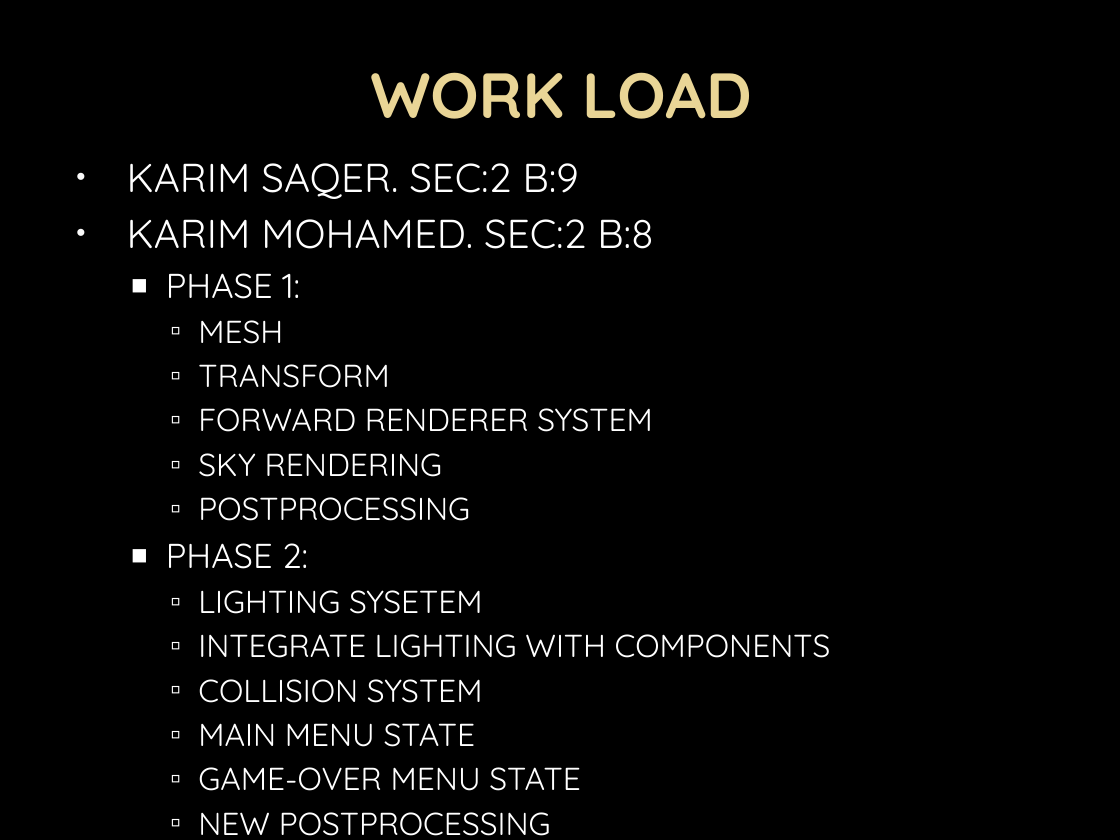
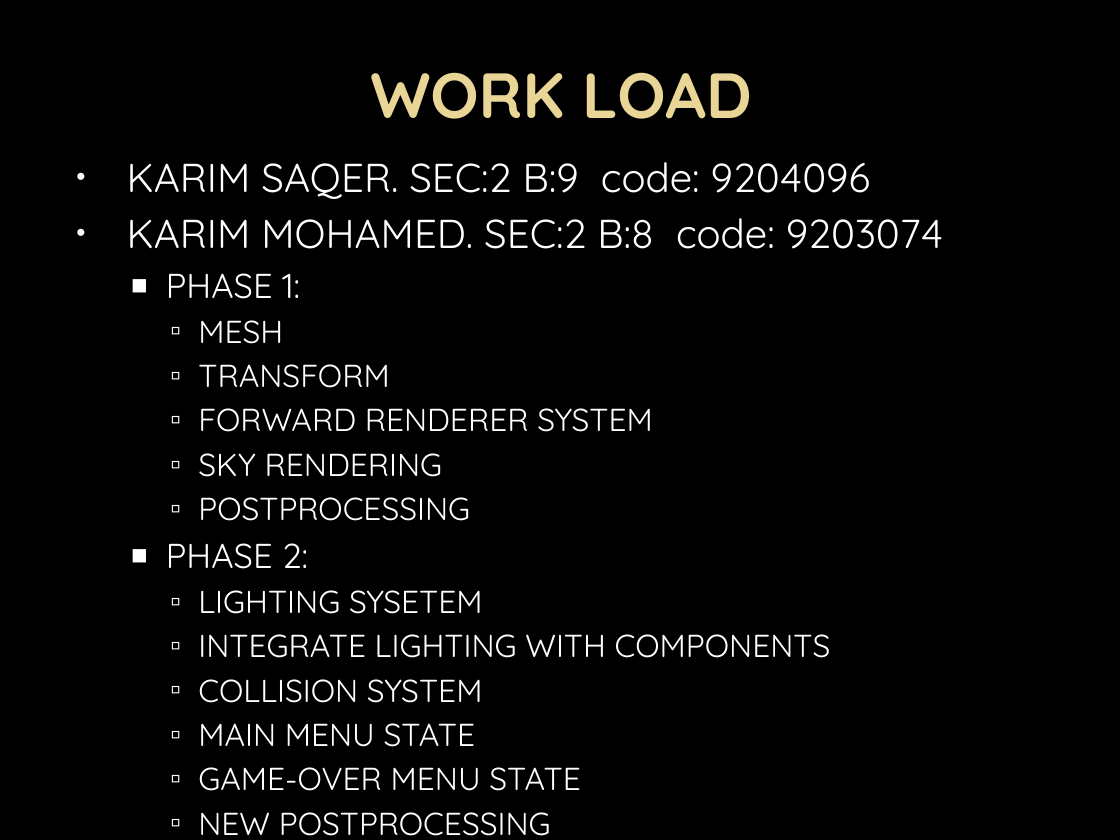
Before and after one commit to AbdelrahmanAshrafMohamedelsayed/GFX_Project, a slide deck: slide 2 of Traffic Racer.pptx. Drawn at 1120x840 pixels with LibreOffice and Linux fonts; fonts in the diff are those of the drawing; background and template pictures are left out. Boxes give left, top, right and bottom in pixels: in the first picture for what was removed or moved away, otherwise in the second. Text is boxed around its words. In the diff, an @@ line names an element or a change of style, - is before the commit and + after.

```diff
--- a/Traffic Racer.pptx
+++ b/Traffic Racer.pptx
@@ text at [127,162,943,249]: text changed @@
-• KARIM SAQER. SEC:2 B:9
-• KARIM MOHAMED. SEC:2 B:8
+• KARIM SAQER. SEC:2 B:9 code: 9204096
+• KARIM MOHAMED. SEC:2 B:8 code: 9203074
```
Also in this commit, not shown: 1 other slide changed, 1 other file.
